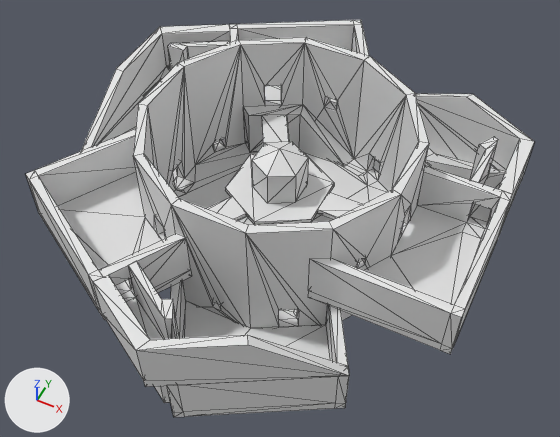
Before and after pictures for a commit that changed the glTF model assets/levels/arena.glb.
Rendered twice from a 50 mm lens placed at (26.6, -53.3, 67.1), pointed at (1.5, -3.0, 4.3). The axes (+X, +Y, +Z) are drawn at lower left. The lights are the same throughout. Mesh edges are drawn as thin lines. Vertices at the same position are counted once.

Objects in the first picture: 'Corridor_col', 'InsideRamp_col', 'Pillar_col', 'Room_col', 'UpperRoom_col', 'Walls_col'.
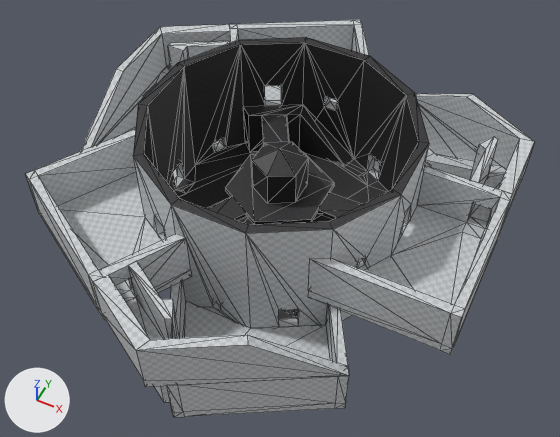
Boxes [x1, y1, x2, y2] around the edits, measured in the pictures (560 x 437 px; the box of a moved part takes in the faces that stretch with it):
'Walls_col', surface changed: [133, 37, 429, 329] in both
'UpperRoom_col', surface changed (white to grey): [26, 20, 513, 354] in both
'Corridor_col', surface changed, reshaped: [81, 24, 535, 403] in both
'Room_col', surface changed: [99, 82, 494, 417] in both
'Pillar_col', surface changed (white to black): [225, 142, 334, 224] in both
'InsideRamp_col', surface changed (white to black): [206, 105, 362, 221] in both
part 1 of me_cube_010, moved or reshaped: before [173, 41, 230, 46]; after [135, 67, 170, 129]
part 2 of me_cube_010, moved or reshaped (not visible afterwards): before [128, 261, 165, 319]
part 3 of me_cube_010, moved or reshaped: before [470, 140, 498, 214]; after [436, 153, 506, 173]
part 4 of me_cube_010, surface changed: [81, 24, 535, 403] in both

The change, as a diff of the scene's bpy script:
```diff
--- a/assets/levels/arena.glb.py
+++ b/assets/levels/arena.glb.py
@@ img_texture_08 @@
+img_texture_08 = load_image('texture_08', '_unpacked/texture_08', 1024, 1024, 'sRGB')
@@ img_texture_09 @@
+img_texture_09 = load_image('texture_09', '_unpacked/texture_09', 1024, 1024, 'sRGB')
@@ mat_material_001 @@
 mat_material_001 = principled_material('Material.001')
-mat_material_001.base_color = (0.8, 0.8, 0.8)  # white #e7e7e7
+mat_material_001.texture = img_texture_09
@@ mat_material_002 @@
 mat_material_002 = principled_material('Material.002')
-mat_material_002.base_color = (0.8, 0.8, 0.8)  # white #e7e7e7
+mat_material_002.texture = img_texture_08
@@ me_cube_010 @@
 # used by ob_corridor_col; location = (0.0, 0.0, 0.0)
-me_cube_010.from_pydata(...)  # 114 vertices, 210 faces; spans x -23.5..23.5, y -27.1..22.8, z 0.0..11.0
+me_cube_010.from_pydata(...)  # 111 vertices, 201 faces; spans x -23.5..23.5, y -27.1..22.8, z 0.0..11.0
+# me_cube_010 part 1: 2 vertices removed from x -20.5..-19.8, y 11.2..11.6, z 6.0..11.0; 1 vertex added at x -22.5, y 11.2, z 6.0
+# me_cube_010 part 2: 2 vertices removed from x -0.1..0.5, y -23.4..-23.0, z 6.0..11.0; 1 vertex added at x 1.5, y -25.1, z 6.0
+# me_cube_010 part 3: 2 vertices removed from x 20.0, y 11.4..12.1, z 6.0..11.0; 1 vertex added at x 20.9, y 13.8, z 6.0
+# me_cube_010 part 4: 168 kept faces spanning x -23.5..23.5, y -27.1..22.8, z 0.0..11.0 get new texture (UV) coordinates
 me_cube_010.materials.append(mat_material_002)
@@ me_cube_008 @@
 me_cube_008.from_pydata(...)  # 144 vertices, 294 faces; spans x -21.8..23.5, y -22.8..26.1, z 5.0..11.0
 # used by ob_upperroom_col; location = (0.0, 0.0, 0.0)
+# me_cube_008 part 5: texture (UV) coordinates of 264 of 294 faces, centred in x -21.6..23.5, y -22.6..26.0, z 5.0..11.0, changed; they spanned u 0.0..0.88, v 0.0..1.0 and now span u -7.76..8.76, v -7.76..8.76
 me_cube_008.materials.append(mat_material_002)
```
